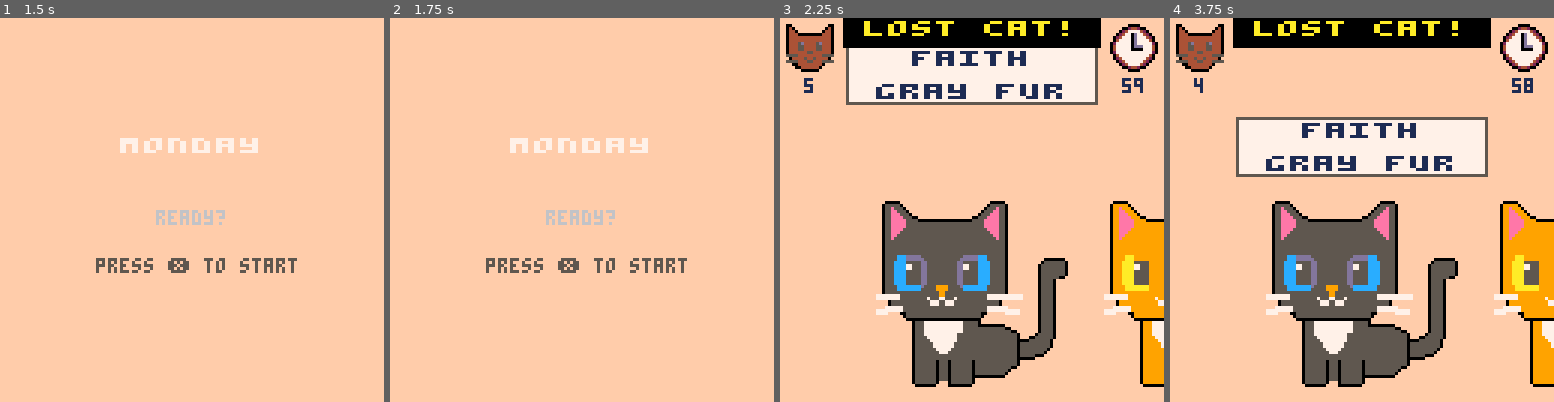
Above: before the commit, frames 1-4 (left to right).
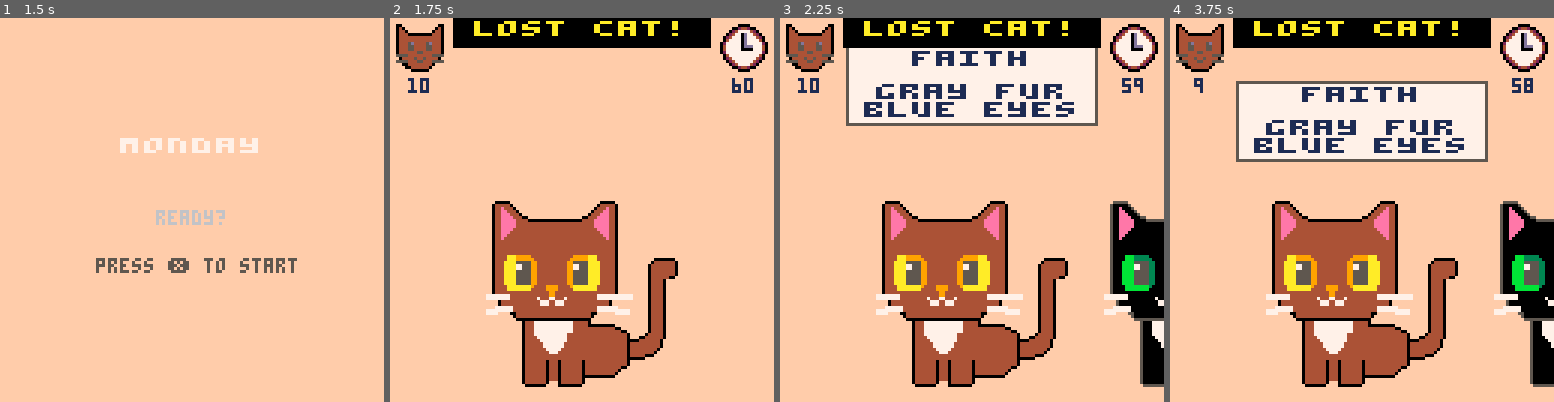
Above: after the commit, the same moments.

Repository: pcal43/pico8-papurrs-please
Game: PICO-8 cartridge pico8-home/carts/lost-cats.p8
The game is run twice, just before and just after one commit, with the same random seed, the same clock (stepped at 60 frames per second) and the same inputs.
Inputs:
- Up to frame 1 (1.5 s): tap X (X key) at 0.33, 1.07 s; tap O (Z key) at 0.7 s
- Up to frame 2 (1.75 s): hold Right from 1.6 s (still down); tap O (Z key) at 1.7 s
- Up to frame 3 (2.25 s): tap X (X key) at 1.85 s; release Right at 2.1 s; tap O (Z key) at 2.1 s
- Up to frame 4 (3.75 s): hold Right 2.47-3.03 s; tap O (Z key) every 0.4 s from 2.5 to 3.7 s; tap X (X key) at 2.97 s; hold Left 3.08-3.58 s

Frame 1 is identical in both runs. In frame 2, 24% of the frame differs, in the area x 1-99%, y 0-97%; in frame 3, 19%; in frame 4, 27%, in the area x 7-100%, y 15-97%.

Commit message:
checkpoint

Diff:
--- a/pico8-home/carts/src/GameScreen.lua
+++ b/pico8-home/carts/src/GameScreen.lua
@@ -19,7 +19,7 @@
     self.secondsRemaining = 60.0
     self._last_time = time()
 
-    self.posters, self.catList = generatePostersAndCats(10, 1, 1, {FUR_COLOR, EYE_COLOR})
+    self.posters, self.catList = generatePostersAndCats(10, 2, 2, {FUR_COLOR, EYE_COLOR})
     self.catListSize = 10
 
     function self.draw()
@@ -381,5 +381,8 @@
         printh("could only generate "..#cats.." unique cat/poster pairs (requested "..count..")")
     end
 
+    -- Shuffle cats so they're not in the same order as posters
+    shuffleArray(cats)
+
     return posters, cats
 end
--- a/pico8-home/carts/src/Global.lua
+++ b/pico8-home/carts/src/Global.lua
@@ -86,6 +86,14 @@
     return results
 end
 
+function shuffleArray(arr)
+    for i = #arr, 2, -1 do
+        local j = flr(rnd(i)) + 1
+        arr[i], arr[j] = arr[j], arr[i]
+    end
+    return arr
+end
+
 -- Returns true if the table is empty or has only consecutive integer keys starting at 1
 function isArray(t)
     if type(t) ~= "table" then return false end
@@ -97,24 +105,11 @@
     return #t == count
 end
 
--- Returns true if the table is a map (not an array)
--- Arrays have consecutive integer keys 1,2,3... Maps have sparse/non-sequential keys
-function isMap(t)
-    if type(t) ~= "table" then return false end
-    return not isArray(t)
-end
-
 -- Assertions
 function requireArray(val, name)
     requireNonNil(val)
     name = name or "value"
     assert(isArray(val), name.." must be a sequential array; found "..type(val))
-end
-
-function requireMap(val, name)
-    requireNonNil(val)
-    name = name or "value"
-    assert(isMap(val), name.." must be a key-value map; found "..type(val))
 end
 
 function mapSize(val)
--- a/pico8-home/carts/src/Poster.lua
+++ b/pico8-home/carts/src/Poster.lua
@@ -53,10 +53,9 @@
     -- traits in the given traits array.  Specifically, this is true if and only if there is
     -- no TraitKey 'x' such that self.traits[x] does not equal traits[x]
     function self.isMatch(traits)
-        requireMap(traits)
-        requireMap(self.traits)
+        requireNonNil(traits)
         printh("=== isMatch checking for "..self.name.." ===")
-        printh("poster has "..#self.traits.." traits")
+        printh("poster has "..mapSize(self.traits).." traits")
         for trait_key, trait_value in pairs(self.traits) do
             printh("checking trait_key="..trait_key)
             printh("  poster trait_value.name="..trait_value.name)
@@ -82,37 +81,6 @@
     return self
 end
 
--- Returns a list of n Poster objects.  Every poster will be for a cat with a unique name.
-function generatePosters(count, minTraits, maxTraits)
-  printh("IN")
-    minTraits = requireNonNil(minTraits)
-    maxTraits = requireNonNil(maxTraits)
-
-    local posters = {}
-    -- Get n unique integers to use as indices for cat names
-    local name_indeces = pickUniqueIntegers(count, 1, CAT_NAME_COUNT)
-    for i = 1, count do
-        -- determine how many traits this poster should have
-        local numTraits = minTraits + flr(rnd(maxTraits - minTraits + 1))
-        -- select random trait keys
-        local traitKeys = pickUniqueIntegers(numTraits, 1, TRAIT_TYPE_COUNT)
-        -- build traits map
-        local traits = {}
-        for j = 1, #traitKeys do
-            local traitKey = traitKeys[j]
-            local possibleValues = TraitValues[traitKey]
-            -- pick a random value using #
-            local selectedValue = possibleValues[flr(rnd(#possibleValues)) + 1]
-
-            traits[traitKey] = selectedValue  -- use trait key to create map
-        end
-
-        local name = requireNonNil(get_cat_name(name_indeces[i]), "nil cat name returned ("..name_indeces[i]..")")
-        add(posters, Poster.new(name, name_indeces[i] < CAT_NAME_FIRST_MALE, traits))
-    end
-      printh("OUT")
-    return posters
-end
 
 
 -- Cat names stored as comma-delimited string to save tokens
